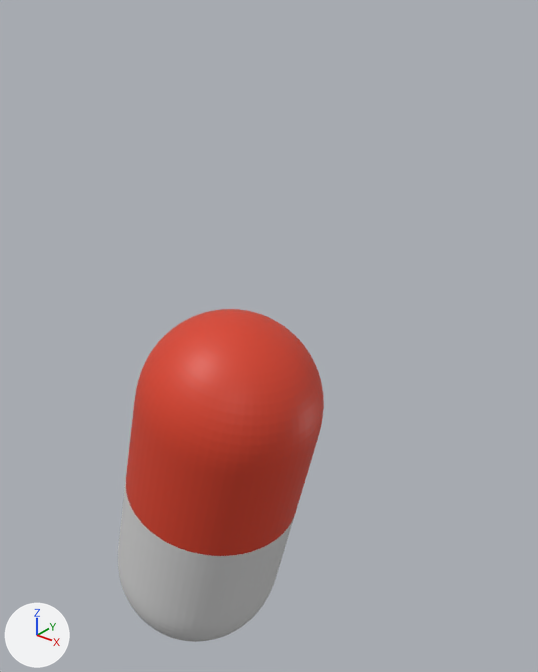
Renders of the glTF model Media/capsule_lod.glb from each side of a commit.
One viewpoint serves both versions: a 50 mm camera at (2.159, -2.023, 2.092) aimed at (0.411, 0.162, 0.737). Every picture has the same lights, and +X, +Y and +Z are marked at lower left. Mesh edges are drawn as thin lines on the coarser meshes. Where no turn or scale is listed for an object, it has been applied to the vertices.

The first picture shows 'Capsule'.
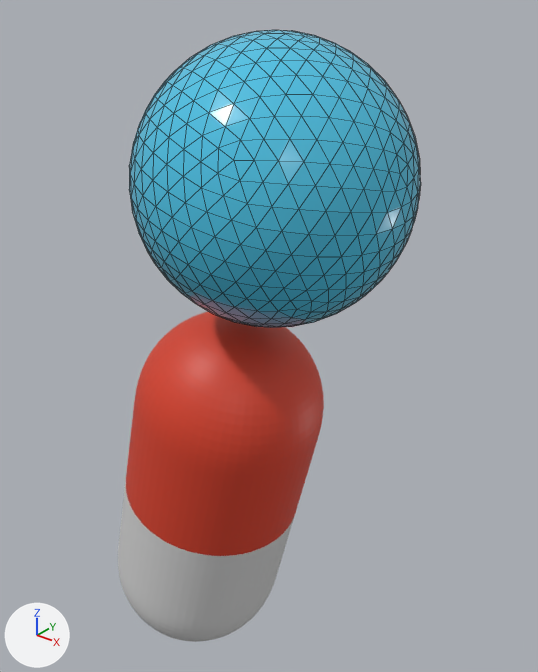
Pixel boxes (x1, y1, x2, y2) of what changed, in the pictures (538 x 672 px):
'Icosphere', added (cyan): after (129, 30, 421, 328)

Edits to the bpy script that builds the scene:
```text
Add mat_material:
    mat_material = principled_material('Material')
    mat_material.base_color = (0.0742, 0.557, 0.8)  # cyan #4dc5e7
    mat_material.roughness = 0.173
Add me_icosphere:
    me_icosphere.from_pydata(...)  # an icosphere of 1280 faces spanning x -0.5..0.5, y -0.5..0.5, z -0.5..0.5
    me_icosphere.materials.append(mat_material)  # cyan #4dc5e7
Add ob_icosphere:
    ob_icosphere = bpy.data.objects.new('Icosphere', me_icosphere)
    ob_icosphere.location = (0.567, 0.0, 1.432)
```
